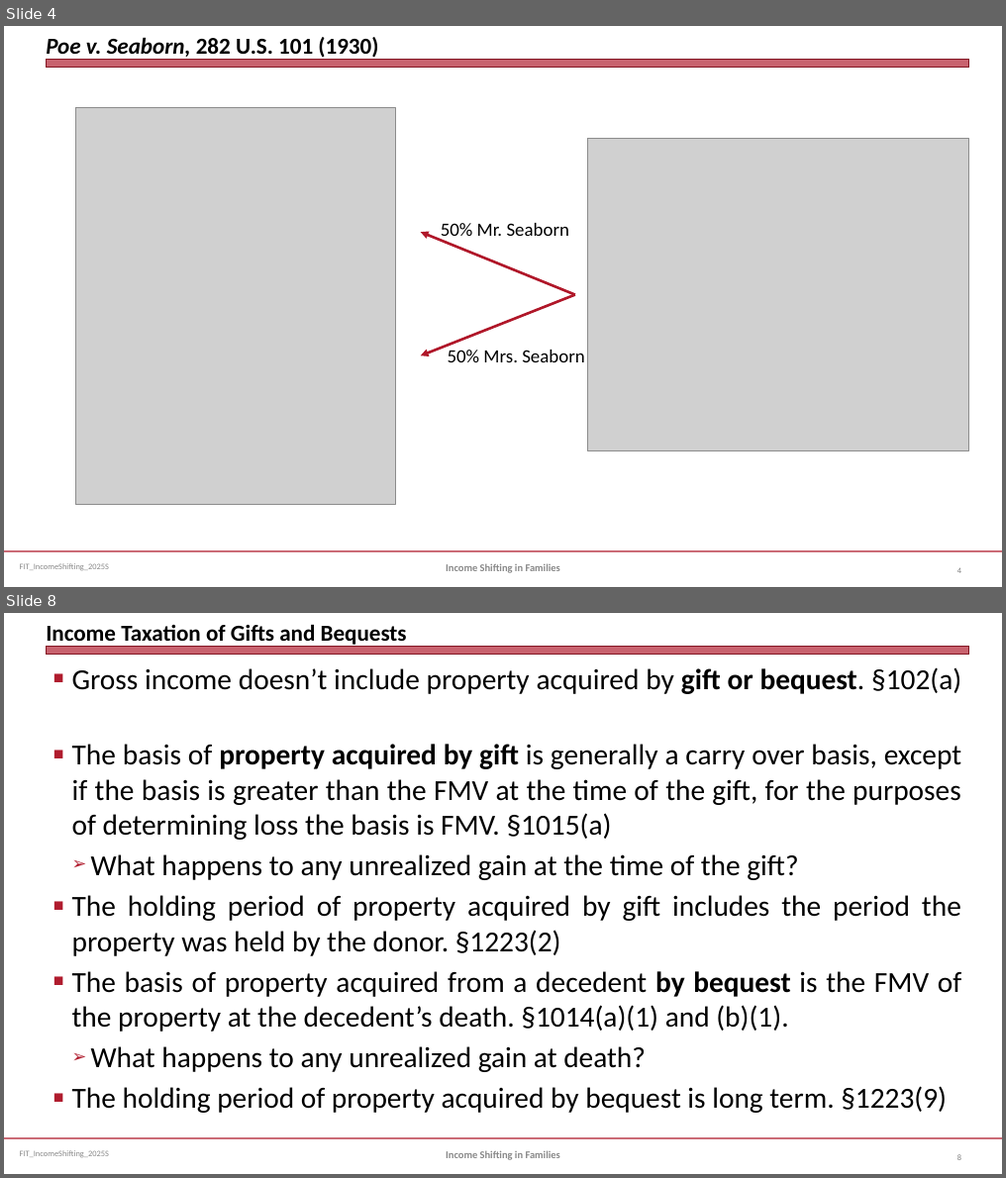
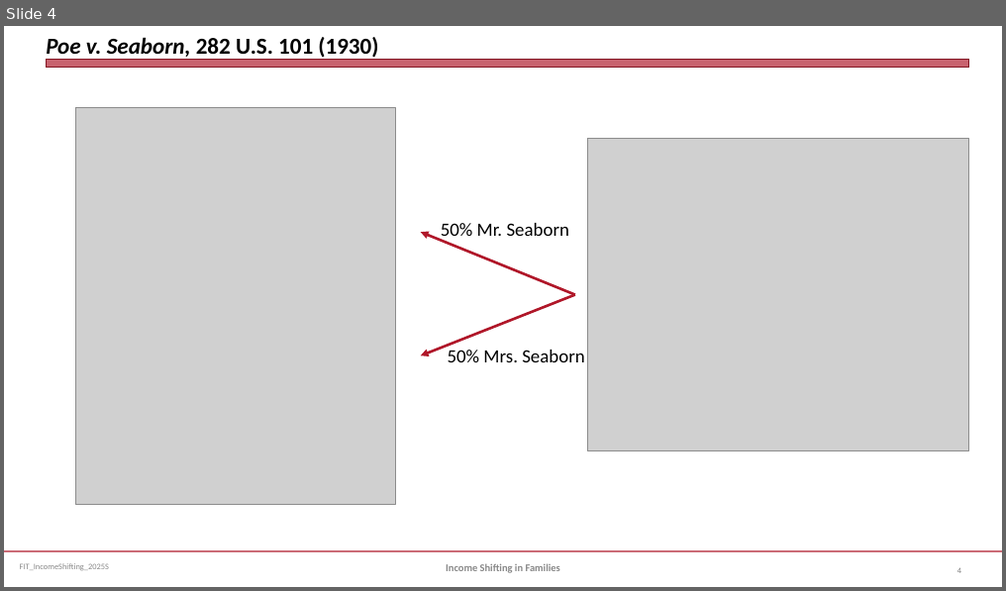
Before and after one commit to jmc877/Fed-Income-Tax, a slide deck: slides/FIT_IncomeShifting_2025S.pptx. Shown one above the other, each under a label of ours: slides 4 and 8 before the commit, slide 4 after it; the slides between them are not shown. The pictures are 1006x1178 and 1006x591 pixels, drawn with LibreOffice and Linux fonts; fonts in the diff are those of the drawing; grey boxes stand for pictures. Boxes give left, top, right and bottom in pixels: in the first picture for what was removed or moved away, otherwise in the second. Text is boxed around its words. In the diff, an @@ line names an element or a change of style, - is before the commit and + after.

```diff
--- a/slides/FIT_IncomeShifting_2025S.pptx
+++ b/slides/FIT_IncomeShifting_2025S.pptx
@@ slide 8 removed at box(4, 613, 1002, 1174), background #FFFFFF; not listed: 3 template elements that a slide beside it also shows @@
@@ title removed at box(46, 624, 407, 648) @@
-Income Taxation of Gifts and Bequests
@@ text removed at box(72, 667, 961, 1113) @@
-■ Gross income doesn’t include property acquired by gift or bequest. §102(a)
-■ The basis of property acquired by gift is generally a carry over basis, except if the basis is greater than the FMV at the time of the gift, for the purposes of determining loss the basis is FMV. §1015(a)
-  ➢ What happens to any unrealized gain at the time of the gift?
-■ The holding period of property acquired by gift includes the period the property was held by the donor. §1223(2)
-■ The basis of property acquired from a decedent by bequest is the FMV of the property at the decedent’s death. §1014(a)(1) and (b)(1).
-  ➢ What happens to any unrealized gain at death?
-■ The holding period of property acquired by bequest is long term. §1223(9)
@@ text removed at box(446, 1151, 560, 1160) @@
-Income Shifting in Families
@@ page number removed at box(957, 1155, 961, 1160) @@
-8
```
Also in this commit, not shown: 1 slide changed, 9 other slides removed.
